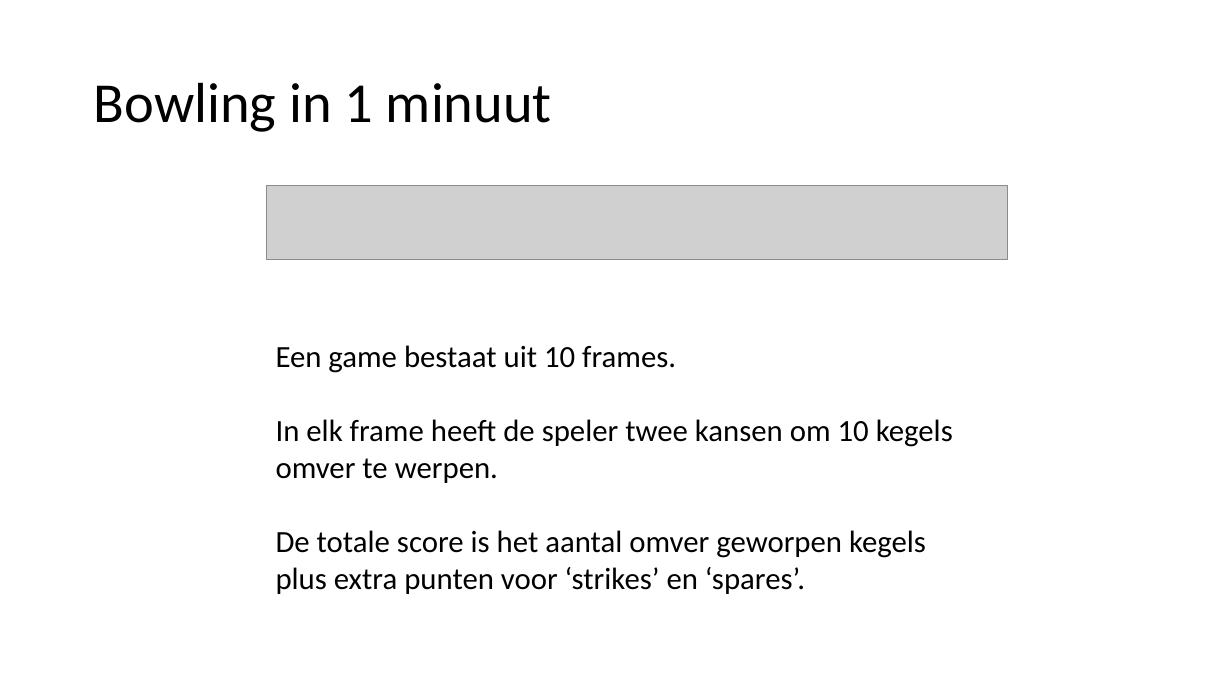
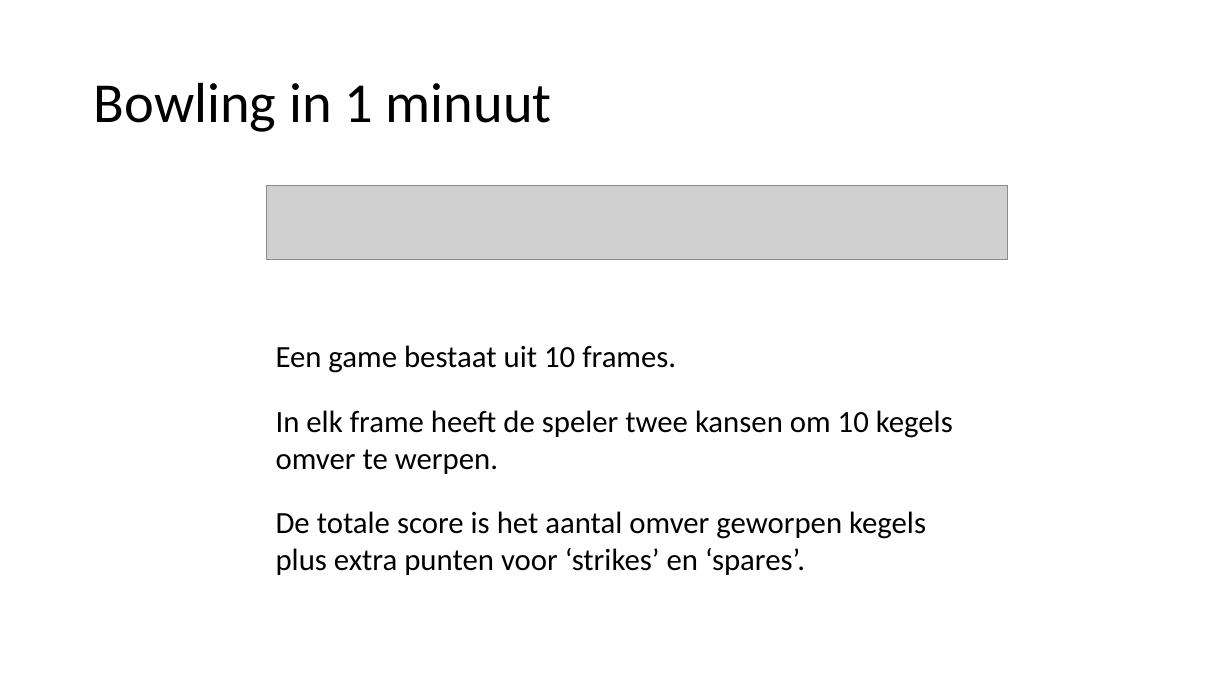
Before and after one commit to erlendstuyven/BGK2, a slide deck: slide 2 of docs/bowlingame.pptx. Drawn at 1232x693 pixels with LibreOffice and Linux fonts; fonts in the diff are those of the drawing; grey boxes stand for pictures. Boxes give left, top, right and bottom in pixels: in the first picture for what was removed or moved away, otherwise in the second. Text is boxed around its words. In the diff, an @@ line names an element or a change of style, - is before the commit and + after.

```diff
--- a/docs/bowlingame.pptx
+++ b/docs/bowlingame.pptx
@@ text "Een game bestaat uit 10 ..." rewrapped from [276, 345, 953, 594] to [276, 345, 953, 575] @@
```
Also in this commit, not shown: 5 other slides changed, 1 slide removed.
